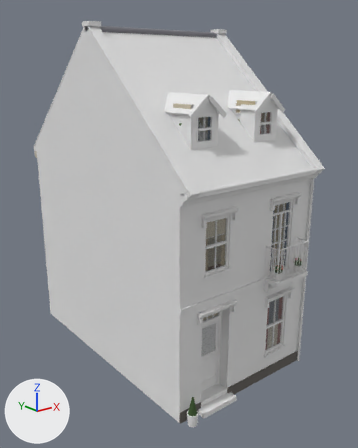
An edit to the glTF model assets/models/houses/street/LibraryRow_Neighbor4.glb, drawn before and after from the same camera.
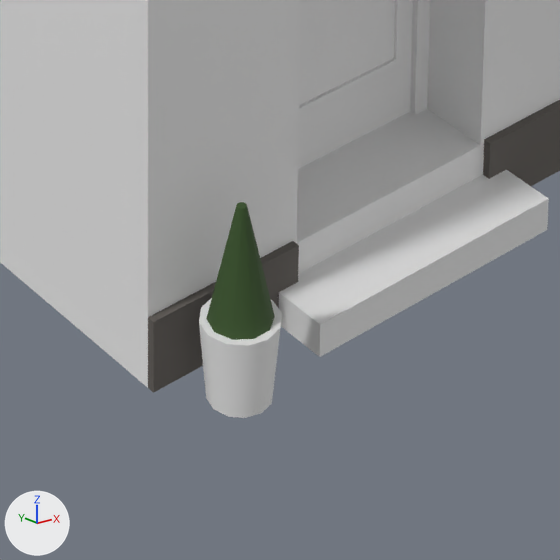
The first picture shows the older version from a 50 mm lens placed at (-9.47, -8.69, 9.08), pointed at (0.16, 3.34, 4.26). The close-ups show the older and then the newer version on the part from 44% to 67% of the width and 82% to 100% of the height of that picture. Only the edits that show in the close-ups are written down. The lights are fixed; the arrows at lower left show +X, +Y and +Z. Objects named as collision shapes, trigger or cutter boxes, shadow casters or lower levels of detail are left out. Vertices at exactly the same position are counted once.

Objects in the first close-up: 'LibraryRow_Neighbor4'.
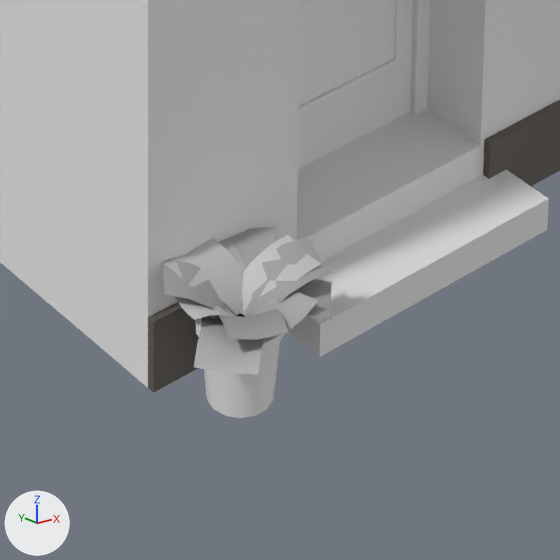
Pixel boxes [x1, y1, x2, y2] of what changed, in the close-ups (560 x 560 px):
part 1 of me_libraryrow_neighbor4, built on: before [199, 202, 282, 418]; after [162, 226, 335, 418]

Diff of the bpy script that builds the scene:
```diff
--- a/assets/models/houses/street/LibraryRow_Neighbor4.glb.py
+++ b/assets/models/houses/street/LibraryRow_Neighbor4.glb.py
@@ mat_plant @@
+mat_plant = bpy.data.materials.new('plant')
+# nodes: BsdfPrincipled, Math, Mix, OutputMaterial, VertexColor
+# colours: white #e7e7e7, mixed with the vertex colours
@@ me_libraryrow_neighbor4 @@
 # used by ob_libraryrow_neighbor4; location = (0.0, 0.0, 0.0)
-me_libraryrow_neighbor4.from_pydata(...)  # 2526 vertices, 3502 faces; spans x -2.51..2.51, y -0.5..8.33, z 0.0..10.28
+me_libraryrow_neighbor4.from_pydata(...)  # 4463 vertices, 6042 faces; spans x -2.62..2.51, y -0.6..8.33, z 0.0..10.28
+# me_libraryrow_neighbor4 part 1: 7 vertices moved from x -2.36..-2.11, y -0.36..-0.12, z 0.0..0.35 to x -2.39..-2.11, y -0.41..-0.18, z 0.0..0.35; 37 vertices removed from x -2.39..-0.92, y -0.41..0.37, z 0.0..2.33; 269 vertices added at x -2.62..-0.92, y -0.6..0.35, z 0.0..2.33
+# other edits to the shape of me_libraryrow_neighbor4 do not show in these pictures
 me_libraryrow_neighbor4.materials.append(mat_house)
 me_libraryrow_neighbor4.materials.append(mat_glass)
+me_libraryrow_neighbor4.materials.append(mat_plant)
```
